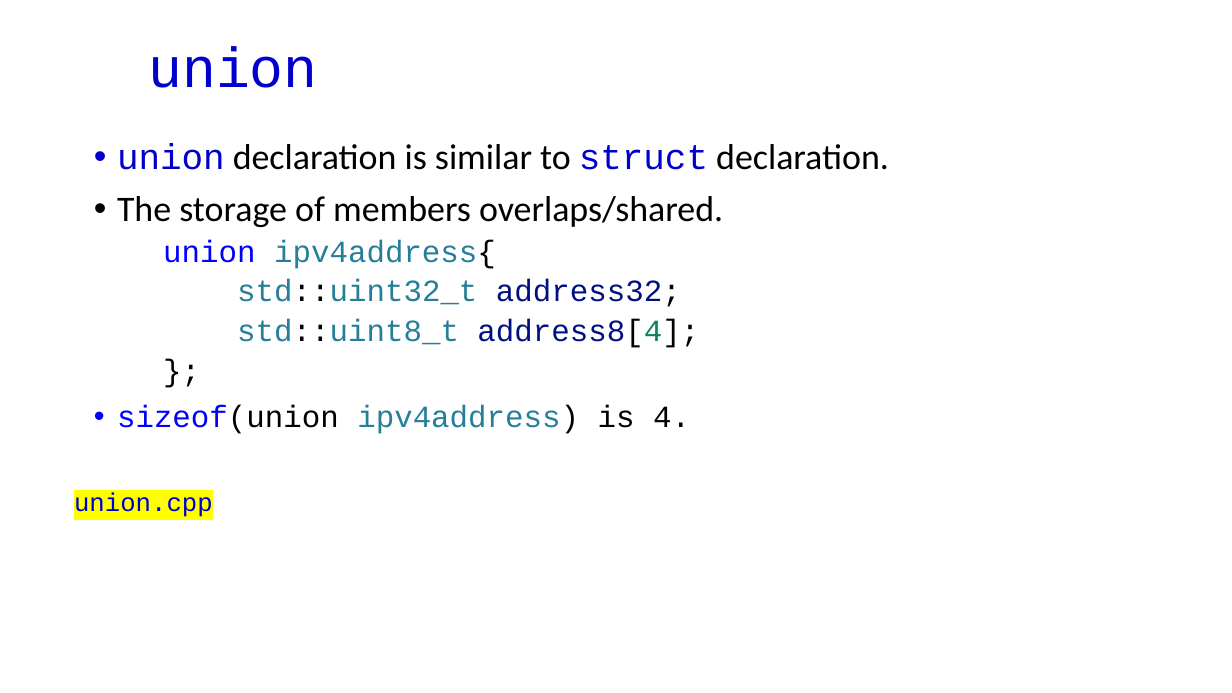
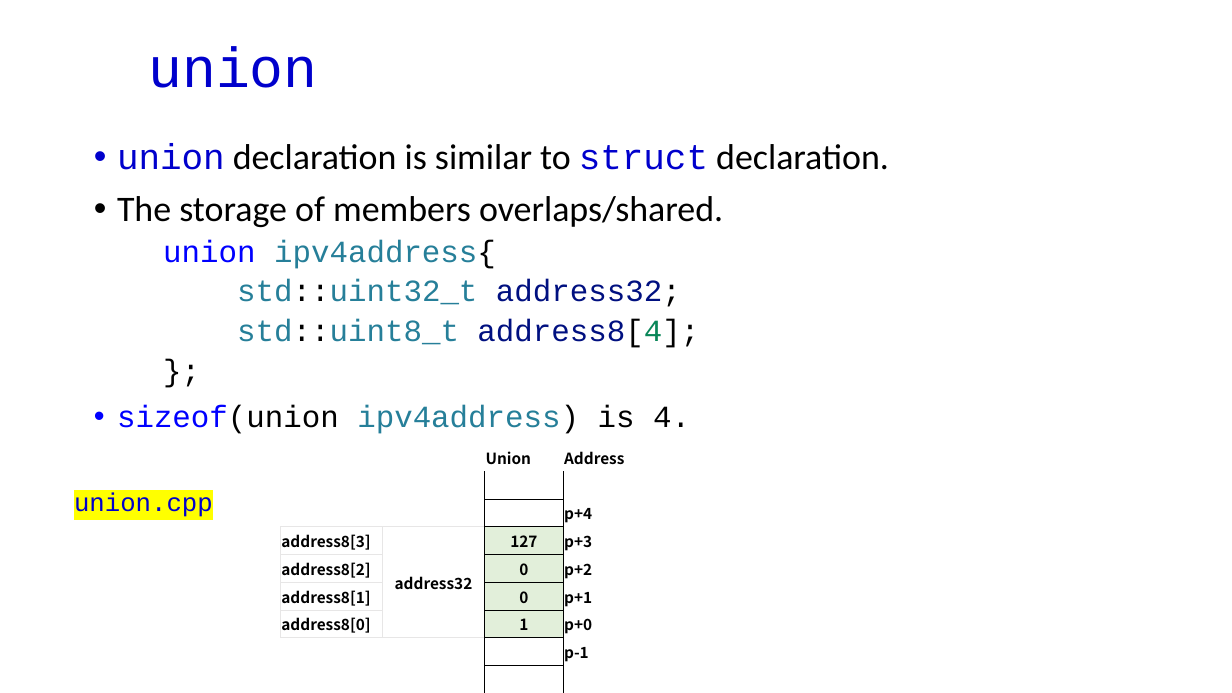
Before and after one commit to dayekuaipao/CPPLearning, a slide deck: slide 18 of week04/Lecture04.pptx. Drawn at 1232x693 pixels with LibreOffice and Linux fonts; fonts in the diff are those of the drawing; background and template pictures are left out. Boxes give left, top, right and bottom in pixels: in the first picture for what was removed or moved away, otherwise in the second. Text is boxed around its words. In the diff, an @@ line names an element or a change of style, - is before the commit and + after.

```diff
--- a/week04/Lecture04.pptx
+++ b/week04/Lecture04.pptx
@@ table added at [281, 444, 665, 693], 9 rows, 4 columns @@
+ |  | Union | Address
+ |  |  | 
+ |  |  | p+4
+address8[3] | address32 | 127 | p+3
+address8[2] |  | 0 | p+2
+address8[1] |  | 0 | p+1
+address8[0] |  | 1 | p+0
+ |  |  | p-1
+ |  |  | 
```
Also in this commit, not shown: 6 other slides changed, 7 other files.
